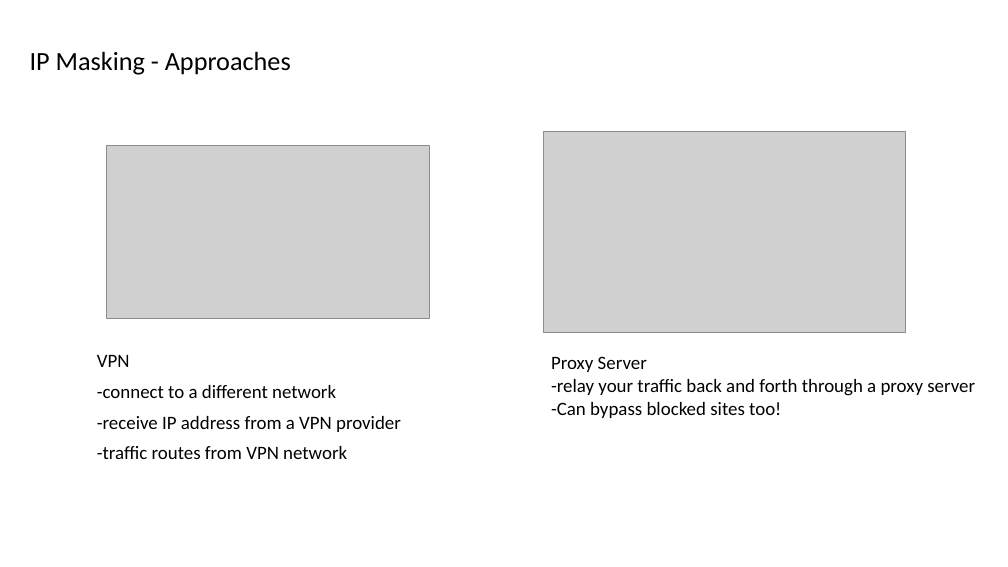
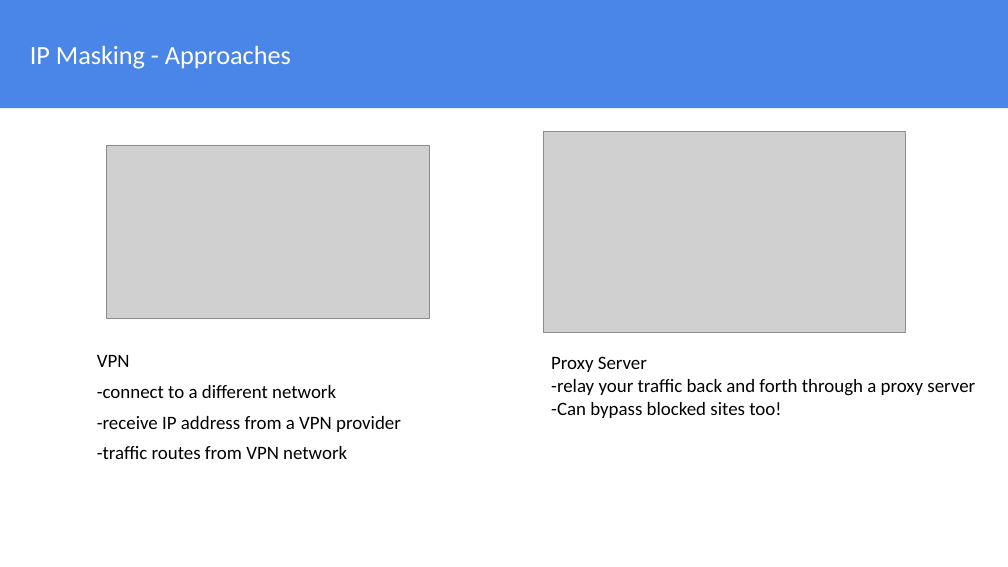
Before and after one commit to JayLohokare/who-am-I, a slide deck: slide 9 of Who am I.pptx. Drawn at 1008x567 pixels with LibreOffice and Linux fonts; fonts in the diff are those of the drawing; grey boxes stand for pictures. Boxes give left, top, right and bottom in pixels: in the first picture for what was removed or moved away, otherwise in the second. Text is boxed around its words. In the diff, an @@ line names an element or a change of style, - is before the commit and + after.

```diff
--- a/Who am I.pptx
+++ b/Who am I.pptx
@@ rectangle added at <box>0,0,1008,108</box>, fill #4A86E8 @@
@@ text "IP Masking - Approaches" at <box>30,46,291,69</box>: text colour #000000 to #FFFFFF @@
```
Also in this commit, not shown: 19 other slides changed.
